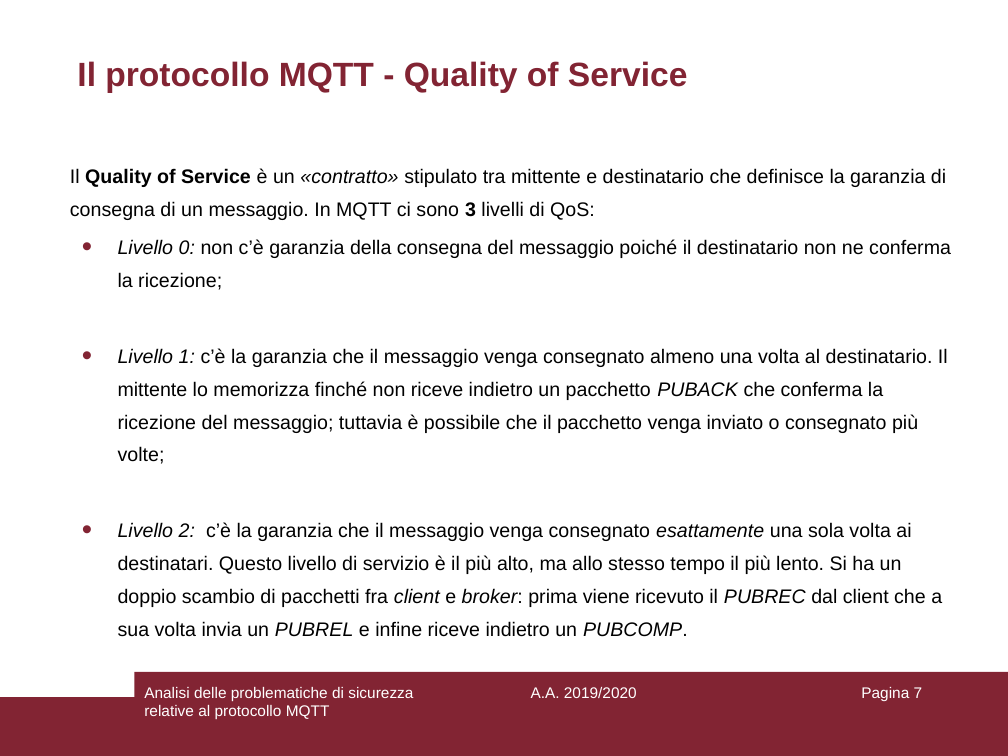
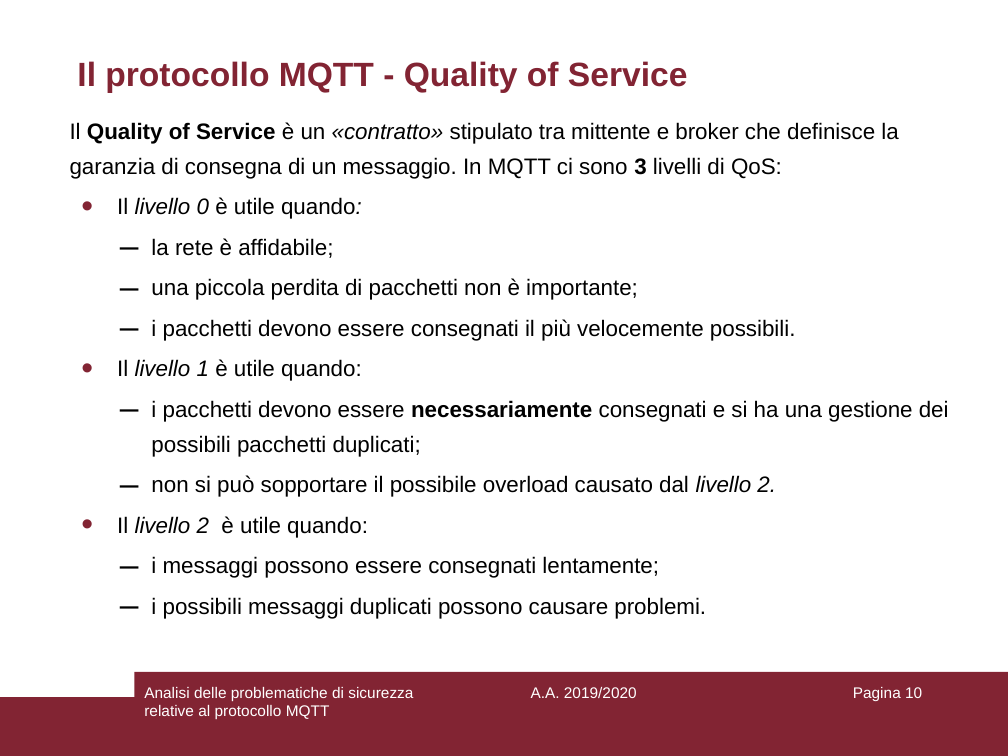
Before and after one commit to aedoardo/bachelor-degree-thesis, a slide deck: slide 10 of slides/Presentazione.ppt (slide 7 before the commit). Drawn at 1008x756 pixels with LibreOffice and Linux fonts; fonts in the diff are those of the drawing. Boxes give left, top, right and bottom in pixels: in the first picture for what was removed or moved away, otherwise in the second. Text is boxed around its words. In the diff, an @@ line names an element or a change of style, - is before the commit and + after.

Commit message:
Update slides

```diff
--- a/slides/Presentazione.ppt
+++ b/slides/Presentazione.ppt
@@ text at bbox=[70, 122, 949, 619]: text changed; size 14 to 16 pt @@
-Il Quality of Service è un «contratto» stipulato tra mittente e destinatario che definisce la garanzia di consegna di un messaggio. In MQTT ci sono 3 livelli di QoS:
-• Livello 0: non c’è garanzia della consegna del messaggio poiché il destinatario non ne conferma la ricezione;
-• Livello 1: c’è la garanzia che il messaggio venga consegnato almeno una volta al destinatario. Il mittente lo memorizza finché non riceve indietro un pacchetto PUBACK che conferma la ricezione del messaggio; tuttavia è possibile che il pacchetto venga inviato o consegnato più volte;
-• Livello 2: c’è la garanzia che il messaggio venga consegnato esattamente una sola volta ai destinatari. Questo livello di servizio è il più alto, ma allo stesso tempo il più lento. Si ha un doppio scambio di pacchetti fra client e broker: prima viene ricevuto il PUBREC dal client che a sua volta invia un PUBREL e infine riceve indietro un PUBCOMP.
+Il Quality of Service è un «contratto» stipulato tra mittente e broker che definisce la garanzia di consegna di un messaggio. In MQTT ci sono 3 livelli di QoS:
+• Il livello 0 è utile quando:
+  – la rete è affidabile;
+  – una piccola perdita di pacchetti non è importante;
+  – i pacchetti devono essere consegnati il più velocemente possibili.
+• Il livello 1 è utile quando:
+  – i pacchetti devono essere necessariamente consegnati e si ha una gestione dei possibili pacchetti duplicati;
+  – non si può sopportare il possibile overload causato dal livello 2.
+• Il livello 2 è utile quando:
+  – i messaggi possono essere consegnati lentamente;
+  – i possibili messaggi duplicati possono causare problemi.
@@ page number at bbox=[853, 687, 922, 701]: text changed @@
-Pagina 7
+Pagina 10
```
Also in this commit, not shown: 12 other slides changed, 7 slides added.
